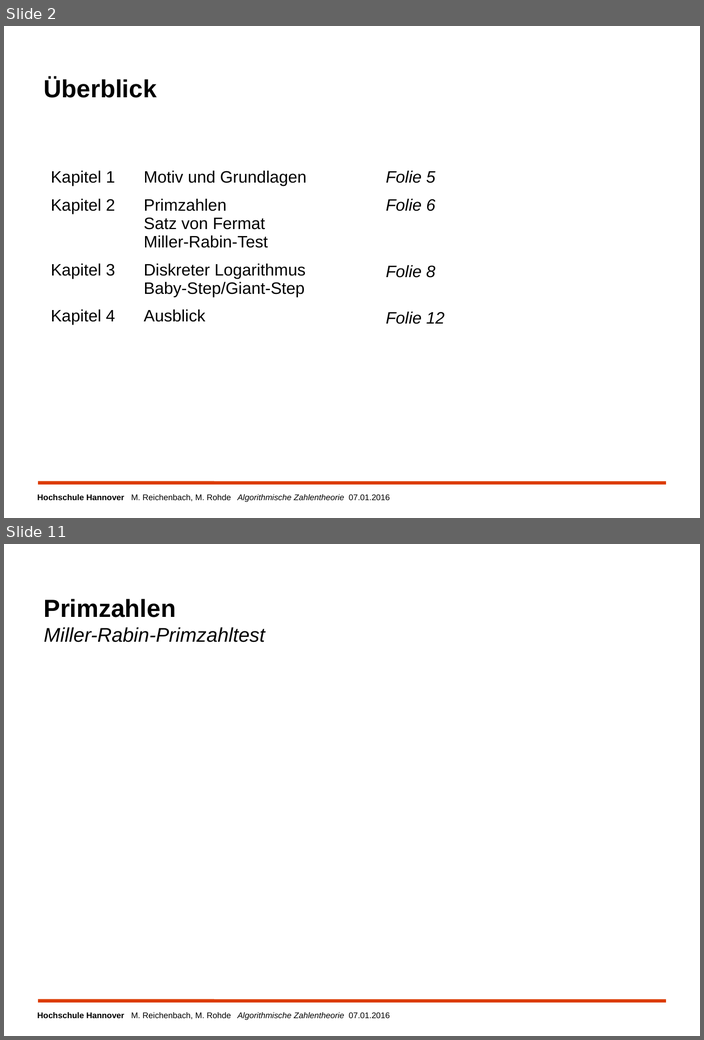
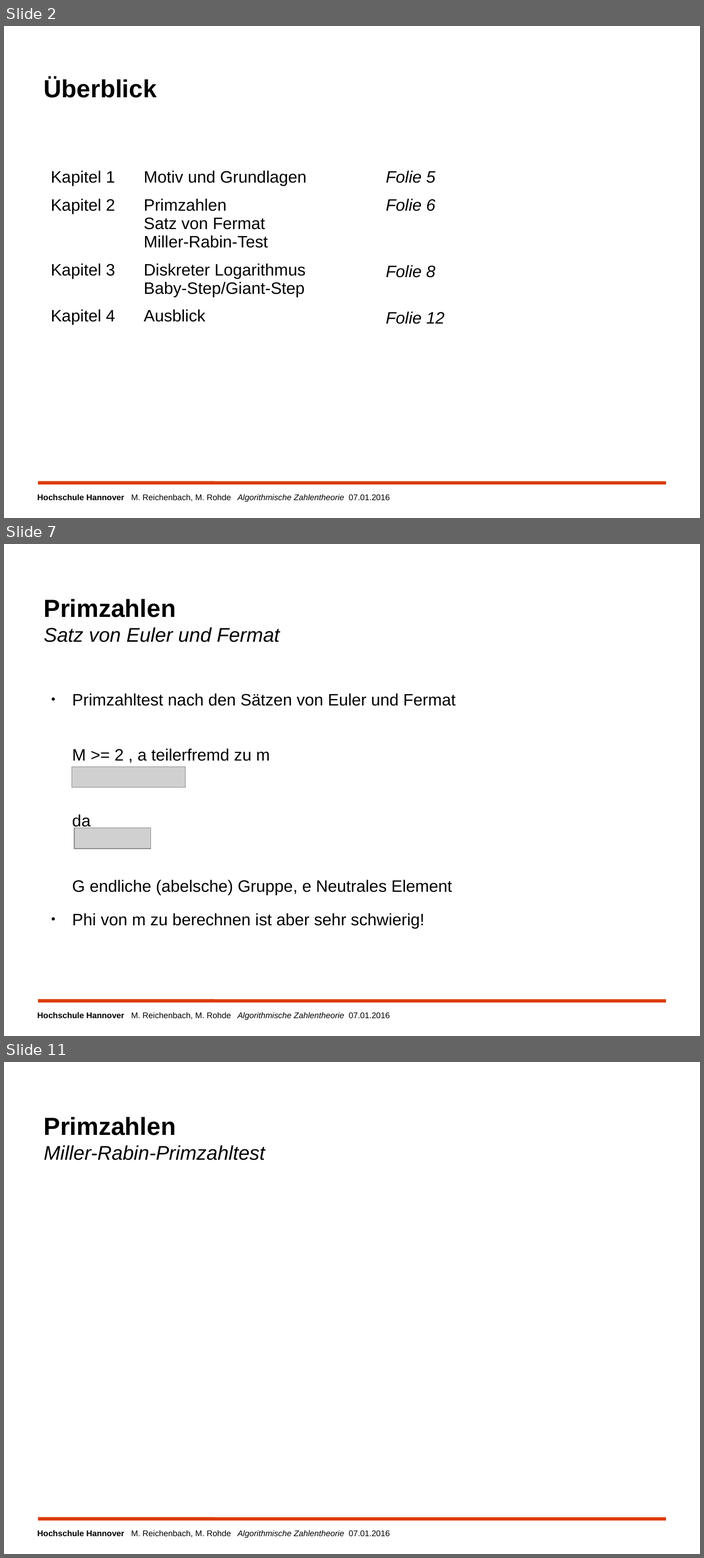
Before and after one commit to MReichenbach/SeminarAK, a slide deck: vortrag/AuKSeminarZahlentheorie.odp. Shown one above the other, each under a label of ours: slides 2 and 11 before the commit, slides 2, 7 and 11 after it; the slides between them are not shown. The pictures are 704x1040 and 704x1558 pixels, drawn with LibreOffice and Linux fonts; fonts in the diff are those of the drawing; grey boxes stand for pictures; background and template pictures are left out. Boxes give left, top, right and bottom in pixels: in the first picture for what was removed or moved away, otherwise in the second. Text is boxed around its words. In the diff, an @@ line names an element or a change of style, - is before the commit and + after.

```diff
--- a/vortrag/AuKSeminarZahlentheorie.odp
+++ b/vortrag/AuKSeminarZahlentheorie.odp
@@ slide 7 added at (4,544,700,1036), background #FFFFFF; not listed: 2 template elements that a slide beside it also shows @@
@@ title added at (44,599,279,642), 24 pt, text #000000, italic @@
+Primzahlen
+Satz von Euler und Fermat
@@ text added at (72,693,455,928), 20 pt, text #000000 @@
+● Primzahltest nach den Sätzen von Euler und Fermat
+M >= 2 , a teilerfremd zu m
+da
+G endliche (abelsche) Gruppe, e Neutrales Element
+● Phi von m zu berechnen ist aber sehr schwierig!
@@ picture added at (72,766,185,788) @@
@@ picture added at (74,828,151,849) @@
```
Also in this commit, not shown: 4 slides changed, 4 other slides added, 4 slides removed, 2 other files.
